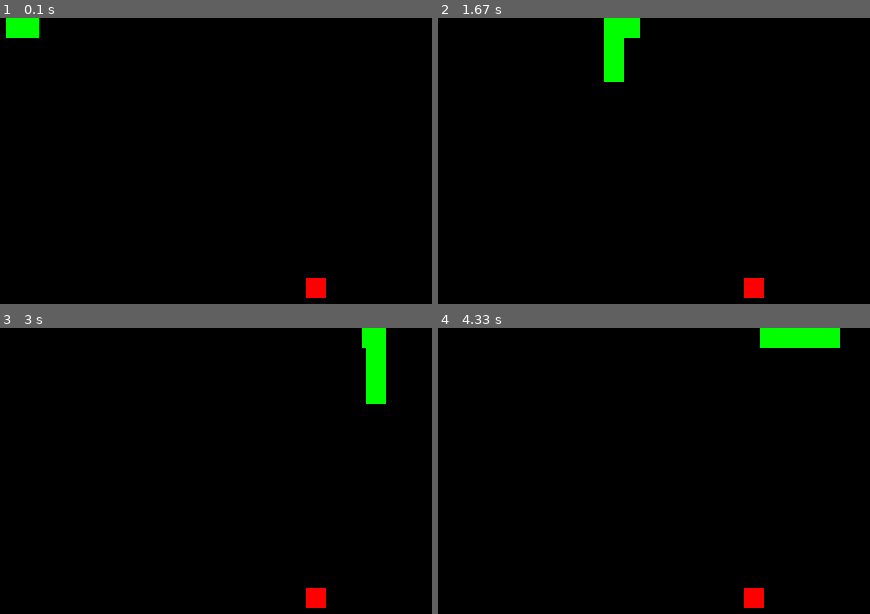
Above: before the commit, frames 1-4 (two rows, left to right).
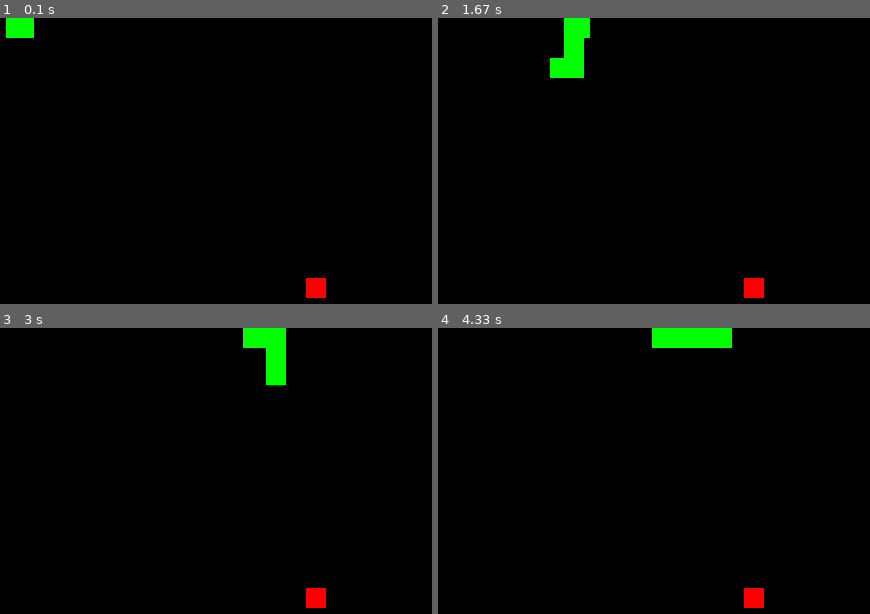
Above: after the commit, the same moments.

Repository: RyanBuck182/SnakeAI
Game: pygame game, started from main.py
Two runs of this game, one before a commit and one after it. Both use one fixed random seed, a clock stepped at 60 frames per second and the inputs below.
Inputs:
- Up to frame 1 (0.1 s): no input
- Up to frame 2 (1.67 s): tap S at 0.33 s; hold Right 0.67-1.13 s; hold Up 1.17-1.47 s; hold Right from 1.5 s (still down)
- Up to frame 3 (3 s): release Right at 1.97 s; hold Left 2-2.53 s; hold Down 2.57-2.87 s; hold Left from 2.9 s (still down)
- Up to frame 4 (4.33 s): release Left at 3.3 s; hold Up 3.33-3.7 s; hold Right from 3.73 s (still down)

The runs differ from the first frame. In frame 1, less than 0.1% of the frame differs, in the area x 7-10%, y 0-7%; in frame 2, 2.6%, in the area x 25-47%, y 0-23%; in frame 3, 2.6%; in frame 4, 2.6%.

Commit message:
Change game speed

Diff:
--- a/main.py
+++ b/main.py
@@ -10,7 +10,7 @@
 GRID_DIMENSIONS = Coordinate(32, 32)
 SQUARE_DIMENSIONS = SCREEN_DIMENSIONS // GRID_DIMENSIONS
 SCREEN_BACKGROUND_COLOR = (0, 0, 0)
-SECONDS_PER_MOVE = 0.1
+SECONDS_PER_MOVE = 0.15
 PLAYER_BODY_SEGMENTS = 4
 
 pygame.display.set_caption("Snake")
